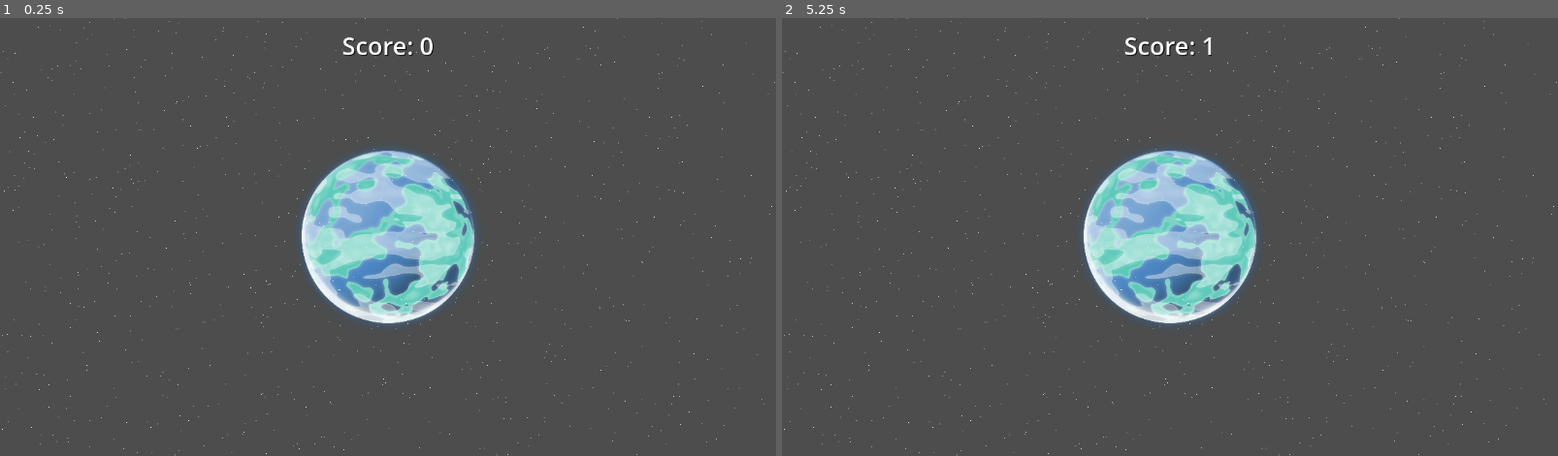
Above: before the commit, frames 1-2 (left to right).
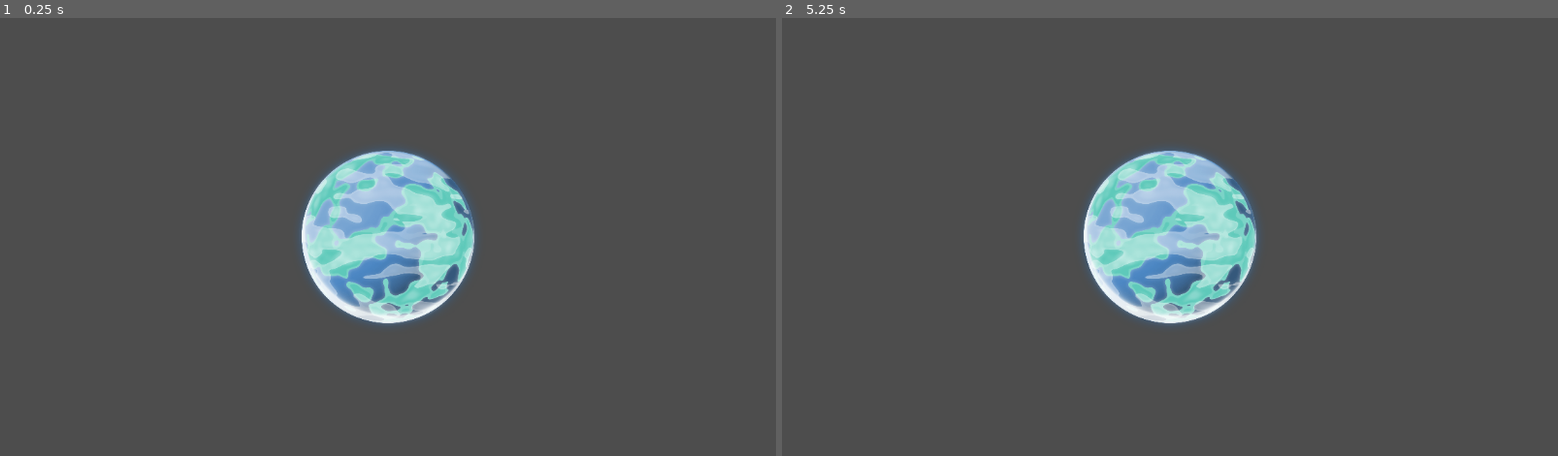
Above: after the commit, the same moments.

Repository: AllanSechrist/Tap
Game: Godot game, scene res://level/sand_box.tscn
Same seed, same stepped clock (60 frames per second), same inputs: the game is played once before the commit and once after it.
Inputs (mouse positions are in pixels of both pictures, inside the frame that each line leads up to):
- Up to frame 1 (0.25 s): no input
- Up to frame 2 (5.25 s): tap Enter at 0.5, 2, 3.5 s; press the mouse at (1170, 237) at 0.53 s; tap Space at 1.25, 2.75, 4.25 s; move the mouse to (1014, 258) at 1.27 s; release the mouse at (1014, 258) at 1.28 s; click (1014, 258) at 1.35 s; move the mouse to (1247, 140) at 2.02 s; press the mouse at (1247, 140) at 2.03 s; move the mouse to (1131, 324) at 2.77 s; release the mouse at (1131, 324) at 2.78 s; click (1131, 324) at 2.85 s; move the mouse to (1402, 302) at 3.52 s; press the mouse at (1402, 302) at 3.53 s; move the mouse to (937, 171) at 4.27 s; release the mouse at (937, 171) at 4.28 s; click (937, 171) at 4.35 s; move the mouse to (1208, 237) at 5.02 s; press the mouse at (1208, 237) at 5.03 s

The runs differ from the first frame. In frame 1, 0.5% of the frame differs, in the area x 0-100%, y 0-100%; in frame 2, 0.5%.

Commit message:
add event bus singleton to project

Diff:
--- /dev/null
+++ b/Manager/EventBus.gd
@@ -0,0 +1,7 @@
+class_name EventBus
+extends Node
+
+# ------- State -------
+signal currency_changed(amount: int)
+# signal for updating inventory/upgrades
+# signal for moving to another area
--- /dev/null
+++ b/Manager/EventQueue.gd
@@ -0,0 +1,2 @@
+class_name EventQueue
+extends Node
--- /dev/null
+++ b/Upgrades/base.gd
@@ -0,0 +1,14 @@
+class_name UpgradeBase
+extends Resource
+
+@export_group("Visuals")
+@export var name: String
+@export_multiline var description: String
+@export var icon: Texture2D
+
+@export_group("Gameplay Data")
+@export var amount_per_second := 1
+@export var cost := 0
+
+var COST_MULTIPLIER := 1.15
+var level := 0
--- /dev/null
+++ b/Upgrades/small_mining_ship.tres
@@ -0,0 +1,12 @@
+[gd_resource type="Resource" script_class="UpgradeBase" format=3 uid="uid://clum42l6p786m"]
+
+[ext_resource type="Script" uid="uid://bk2l6s03c4iop" path="res://Upgrades/base.gd" id="1_lnctc"]
+[ext_resource type="Texture2D" uid="uid://7p1dlef3xfix" path="res://assets/art/tiny_ship.png" id="1_u3b2p"]
+
+[resource]
+resource_name = "Small Ship"
+script = ExtResource("1_lnctc")
+name = "Small Ship"
+description = "A small mining ship cobbled together from scrap, duct tape, and vibes."
+icon = ExtResource("1_u3b2p")
+metadata/_custom_type_script = "uid://bk2l6s03c4iop"
--- a/assets/effects/space_fx.tscn
+++ b/assets/effects/space_fx.tscn
@@ -6,6 +6,8 @@
 script = ExtResource("1_d8kov")
 
 [node name="CPUParticles2D" type="CPUParticles2D" parent="." unique_id=1698384989]
+position = Vector2(0, 325)
+emitting = false
 amount = 50
 lifetime = 360.0
 one_shot = true
--- a/level/sand_box.tscn
+++ b/level/sand_box.tscn
@@ -1,16 +1,14 @@
 [gd_scene format=3 uid="uid://r4m8k5745j72"]
 
-[ext_resource type="PackedScene" uid="uid://jfsyladp1ts8" path="res://Manager/game_manager.tscn" id="1_8rxby"]
 [ext_resource type="PackedScene" uid="uid://d1etdx34g3waf" path="res://planets/planet.tscn" id="2_2ouf8"]
 [ext_resource type="PackedScene" uid="uid://ckf36bxqt3b7f" path="res://assets/effects/space_fx.tscn" id="3_8rxby"]
+[ext_resource type="PackedScene" uid="uid://kgtw23mrxq15" path="res://player stats/player_state.tscn" id="3_imhmf"]
 
 [node name="SandBox" type="Node2D" unique_id=269866359]
-
-[node name="GameManager" parent="." unique_id=1654976986 node_paths=PackedStringArray("planet") instance=ExtResource("1_8rxby")]
-planet = NodePath("../Planet")
 
 [node name="Planet" parent="." unique_id=537655757 instance=ExtResource("2_2ouf8")]
 position = Vector2(575, 325)
 
 [node name="SpaceFX" parent="." unique_id=291518817 instance=ExtResource("3_8rxby")]
-position = Vector2(0, 325)
+
+[node name="PlayerState" parent="." unique_id=440408427 instance=ExtResource("3_imhmf")]
--- a/planets/planet.gd
+++ b/planets/planet.gd
@@ -7,6 +7,13 @@
 
 func _on_area_2d_mouse_entered() -> void:
 	on_planet = true
+	print(on_planet)
 
 func _on_area_2d_mouse_exited() -> void:
 	on_planet = false
+	print(on_planet)
+
+func _unhandled_input(event: InputEvent) -> void:
+	if event.is_action_pressed("click") and on_planet:
+		print("I have been clicked from the planet!")
+		Events.currency_changed.emit(1)
--- a/planets/planet.tscn
+++ b/planets/planet.tscn
@@ -6,16 +6,17 @@
 [sub_resource type="CircleShape2D" id="CircleShape2D_0coog"]
 radius = 276.06522
 
-[node name="Planet" type="Node2D"]
+[node name="Planet" type="Node2D" unique_id=918815002]
 script = ExtResource("1_0coog")
 
-[node name="Planet" type="Sprite2D" parent="."]
+[node name="Planet" type="Sprite2D" parent="." unique_id=565568362]
+z_index = 1
 scale = Vector2(0.25, 0.25)
 texture = ExtResource("1_xgwrp")
 
-[node name="Area2D" type="Area2D" parent="."]
+[node name="Area2D" type="Area2D" parent="." unique_id=1558273500]
 
-[node name="CollisionShape2D" type="CollisionShape2D" parent="Area2D"]
+[node name="CollisionShape2D" type="CollisionShape2D" parent="Area2D" unique_id=243544676]
 scale = Vector2(0.5, 0.5)
 shape = SubResource("CircleShape2D_0coog")
 
--- /dev/null
+++ b/player stats/player_state.gd
@@ -0,0 +1,13 @@
+class_name PlayerState
+extends Node
+
+@export var starting_currency := 1
+var currency: int
+
+func _ready() -> void:
+	currency = starting_currency
+	Events.currency_changed.connect(_on_currency_changed)
+
+func _on_currency_changed(amount: int) -> void:
+	print("I'm from the player!")
+	print(amount)
--- /dev/null
+++ b/player stats/player_state.tscn
@@ -0,0 +1,6 @@
+[gd_scene format=3 uid="uid://kgtw23mrxq15"]
+
+[ext_resource type="Script" uid="uid://dcktervr6u7us" path="res://player stats/player_state.gd" id="1_gmrk6"]
+
+[node name="PlayerState" type="Node" unique_id=440408427]
+script = ExtResource("1_gmrk6")
--- a/project.godot
+++ b/project.godot
@@ -19,6 +19,10 @@
 config/features=PackedStringArray("4.6", "Forward Plus")
 config/icon="res://icon.svg"
 
+[autoload]
+
+Events="*uid://qknw55opnw3l"
+
 [display]
 
 window/size/viewport_width=1150
Not shown, added: Manager/EventBus.gd.uid
Not shown, added: Manager/EventQueue.gd.uid
Not shown, added: Upgrades/base.gd.uid
Binary file added: assets/art/tiny_ship.png
Not shown, added: assets/art/tiny_ship.png.import
Not shown: 1 places in planets/planet.tscn that only renumber resources
Not shown, added: player stats/player_state.gd.uid
